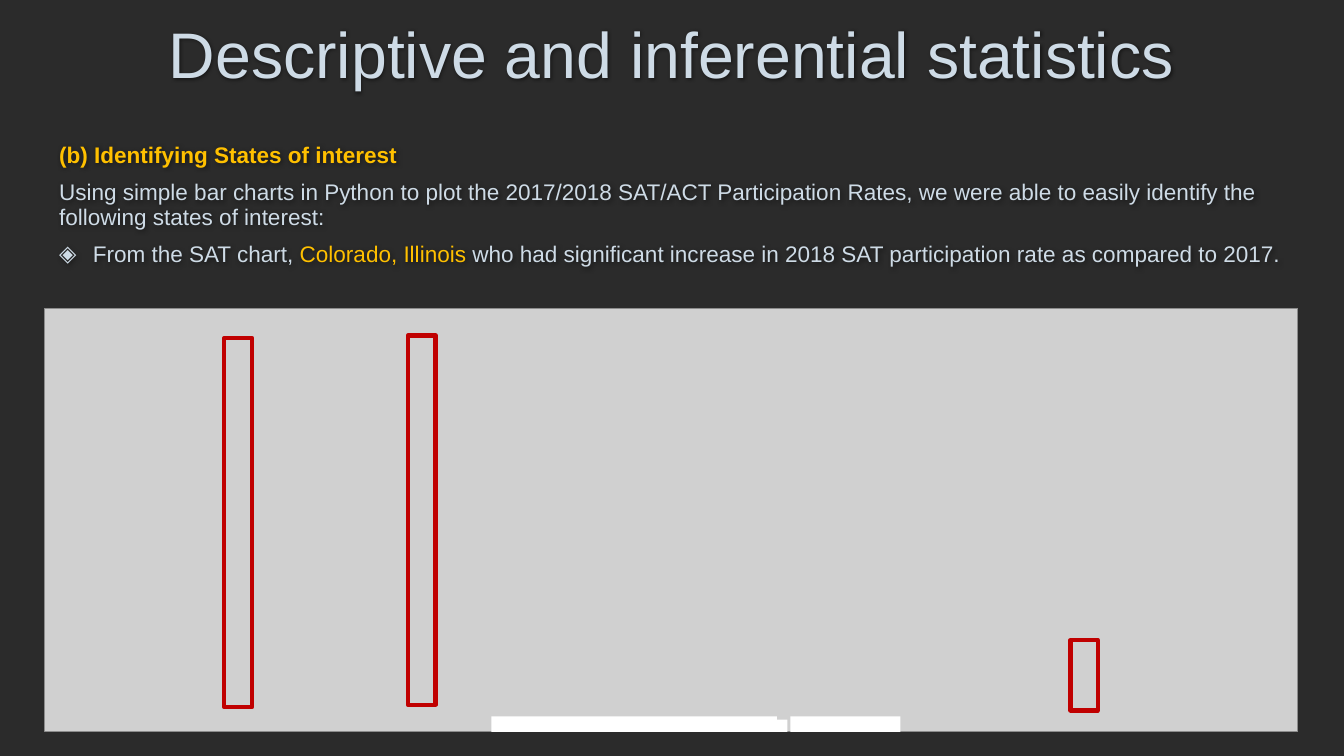
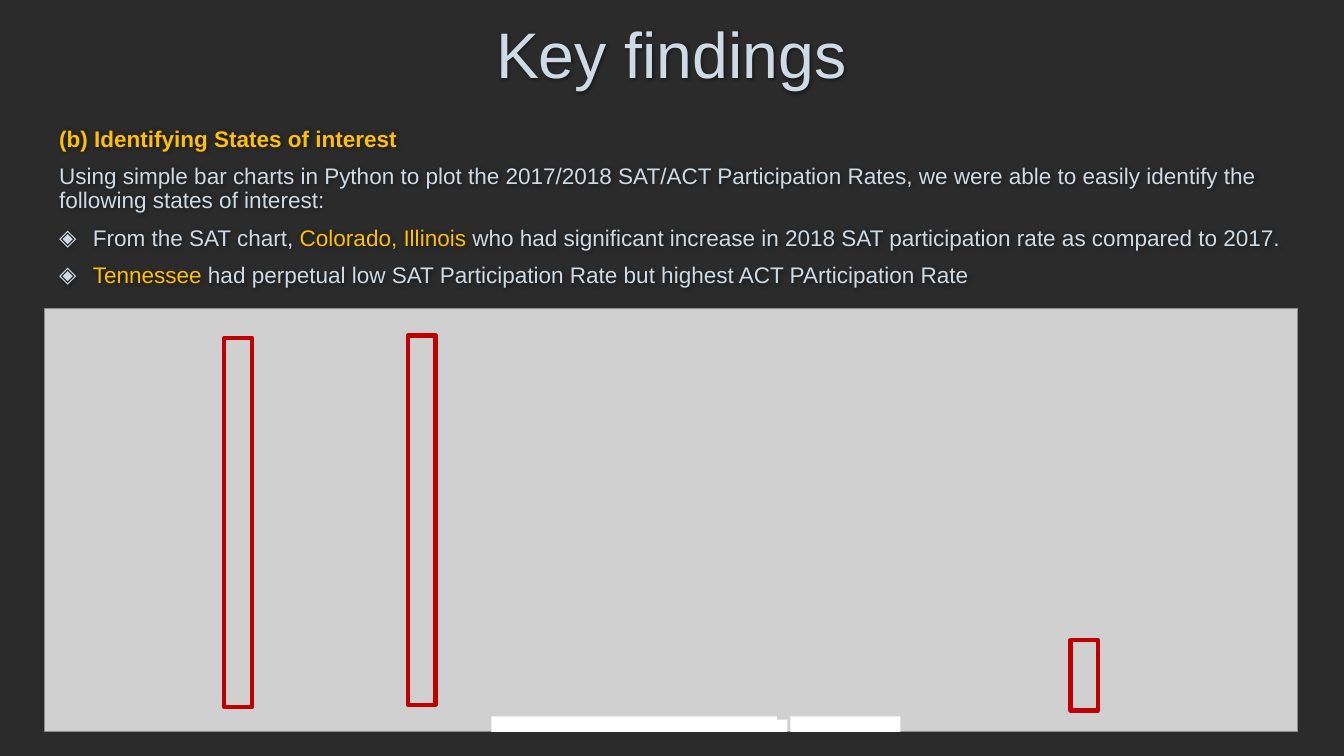
Before and after one commit to GitJeffreySim/dsiprojects, a slide deck: slide 8 of project_1/Project_1_presentation_joint.pptx. Drawn at 1344x756 pixels with LibreOffice and Linux fonts; fonts in the diff are those of the drawing; grey boxes stand for pictures; background and template pictures are left out; a plain dark background stands for a picture behind light text. Boxes give left, top, right and bottom in pixels: in the first picture for what was removed or moved away, otherwise in the second. Text is boxed around its words. In the diff, an @@ line names an element or a change of style, - is before the commit and + after.

```diff
--- a/project_1/Project_1_presentation_joint.pptx
+++ b/project_1/Project_1_presentation_joint.pptx
@@ title at (496, 31, 847, 91): text changed @@
-Descriptive and inferential statistics
+Key findings
@@ text "(b) Identifying States of interest": place and size @@
-text "(b) Identifying States of interest" at (59, 146, 1279, 267)
+text "(b) Identifying States of interest" at (59, 130, 1279, 288)
@@ text at (93, 266, 969, 288): paragraph added @@
+◈ Tennessee had perpetual low SAT Participation Rate but highest ACT PArticipation Rate
```
Also in this commit, not shown: 7 other slides changed, 50 other files.
